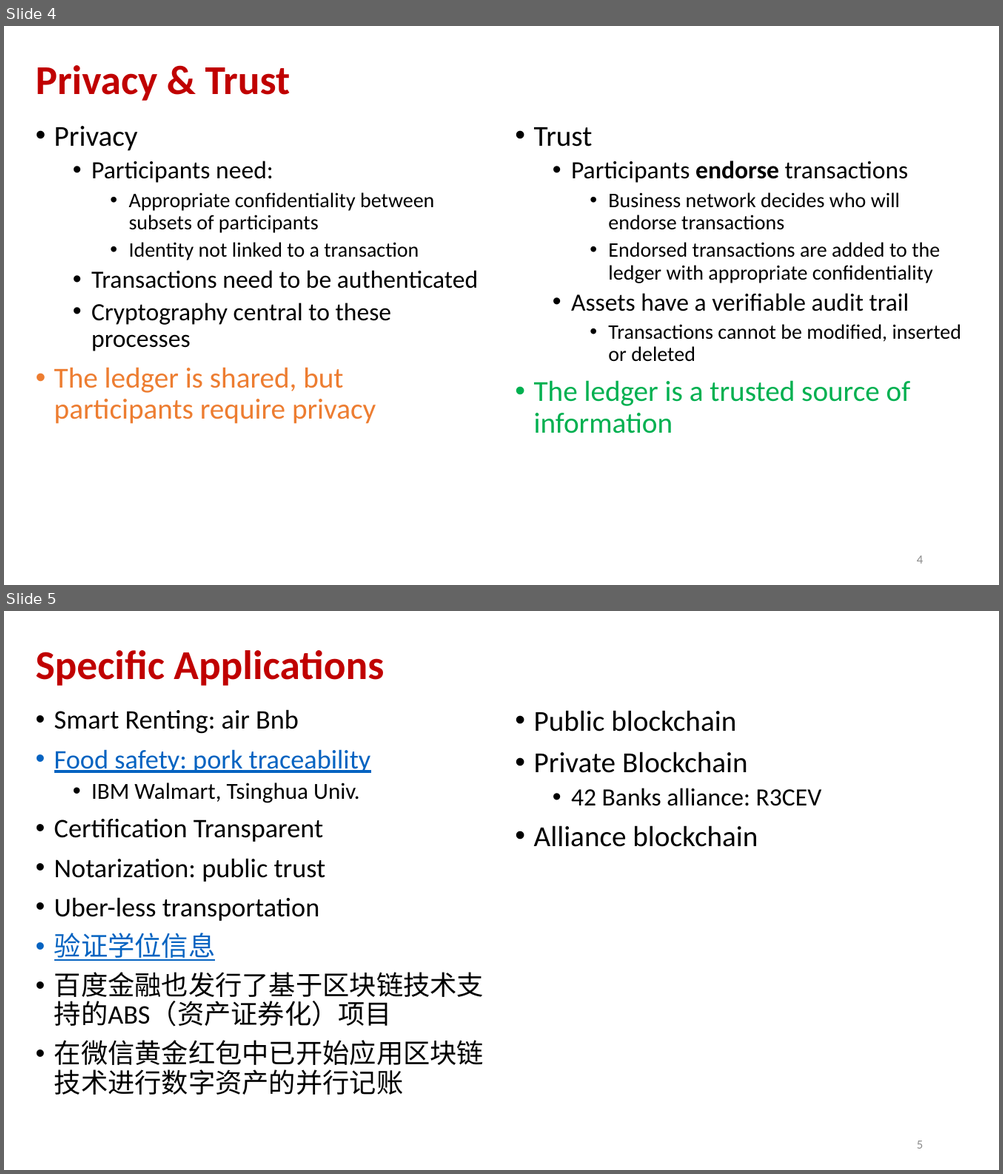
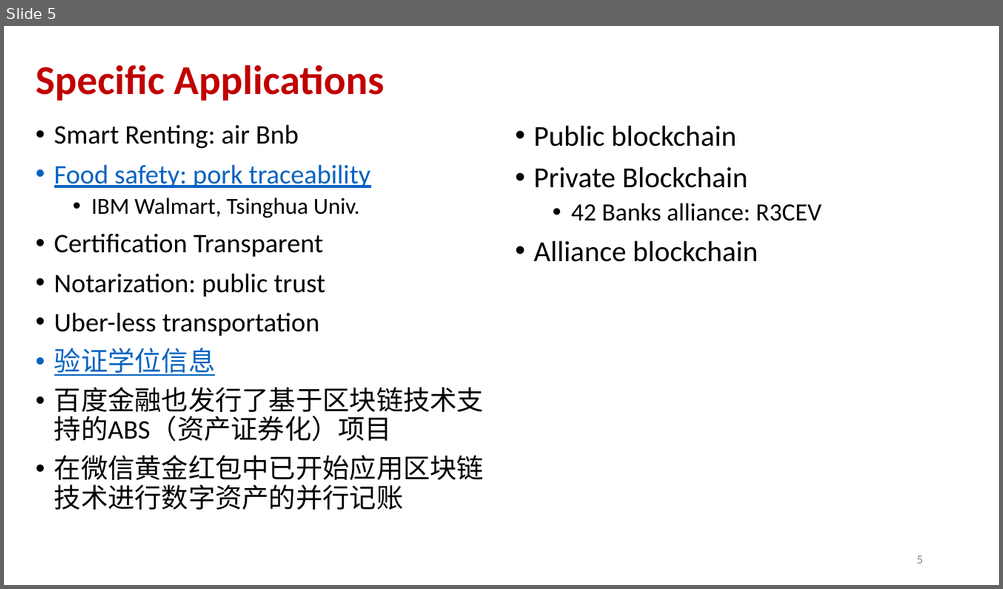
Before and after one commit to andyplusplus/blockchain, a slide deck: how_bitcoin_works/How_04_blockchain_applications.pptx. Shown one above the other, each under a label of ours: slides 4 and 5 before the commit, slide 5 after it. The pictures are 1003x1174 and 1003x589 pixels, drawn with LibreOffice and Linux fonts; fonts in the diff are those of the drawing. Boxes give left, top, right and bottom in pixels: in the first picture for what was removed or moved away, otherwise in the second. Text is boxed around its words. In the diff, an @@ line names an element or a change of style, - is before the commit and + after.

```diff
--- a/how_bitcoin_works/How_04_blockchain_applications.pptx
+++ b/how_bitcoin_works/How_04_blockchain_applications.pptx
@@ slide 4 removed at (4, 26, 999, 585), background #FFFFFF @@
@@ title removed at (36, 65, 290, 101) @@
-Privacy & Trust
@@ text removed at (54, 126, 478, 424) @@
-• Privacy
-  • Participants need:
-    • Appropriate confidentiality between subsets of participants
-    • Identity not linked to a transaction
-  • Transactions need to be authenticated
-  • Cryptography central to these processes
-• The ledger is shared, but participants require privacy
@@ text removed at (534, 127, 962, 434) @@
-• Trust
-  • Participants endorse transactions
-    • Business network decides who will endorse transactions
-    • Endorsed transactions are added to the ledger with appropriate confidentiality
-  • Assets have a verifiable audit trail
-    • Transactions cannot be modified, inserted or deleted
-• The ledger is a trusted source of information
@@ page number removed at (916, 556, 922, 564) @@
-4
```
Also in this commit, not shown: 4 slides added, 3 other slides removed, 10 other files.
